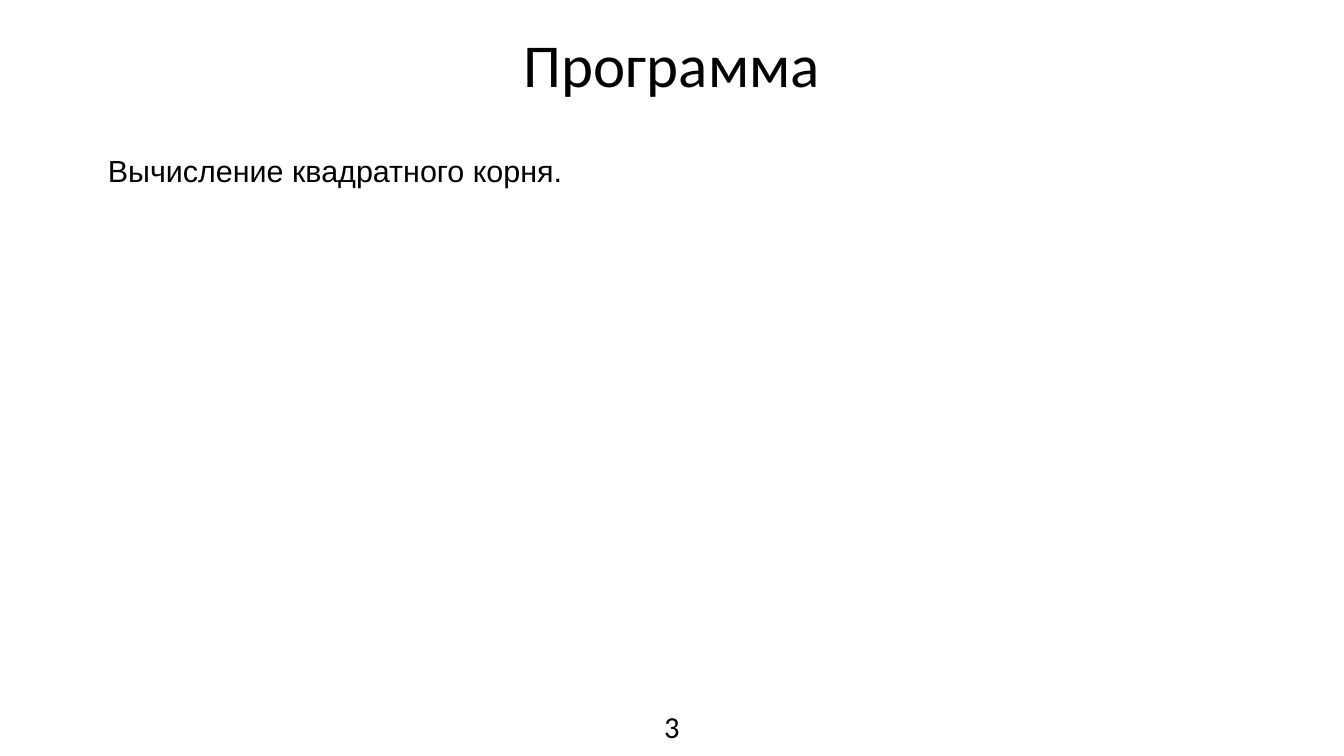
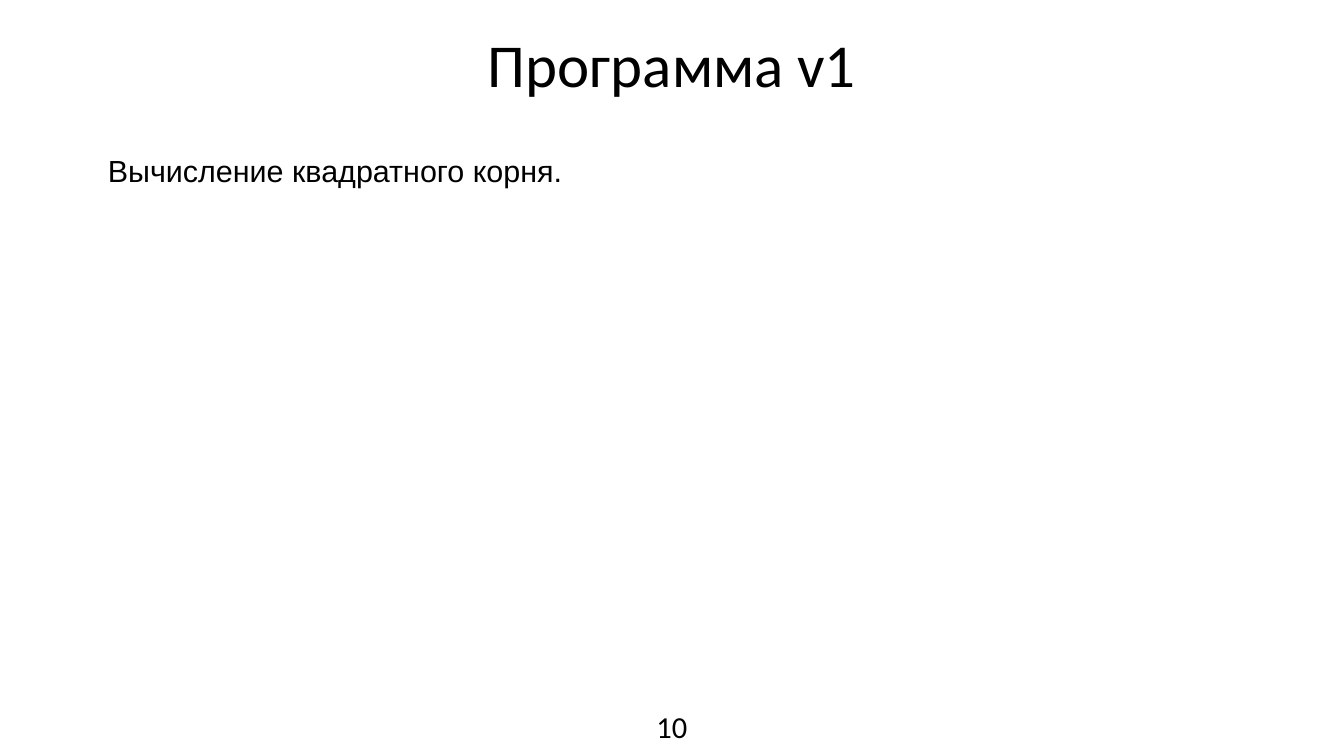
Before and after one commit to Leartiz/exception_research, a slide deck: slide 10 of about/presentation.odp (slide 3 before the commit). Drawn at 1344x756 pixels with LibreOffice and Linux fonts; fonts in the diff are those of the drawing. Boxes give left, top, right and bottom in pixels: in the first picture for what was removed or moved away, otherwise in the second. Text is boxed around its words. In the diff, an @@ line names an element or a change of style, - is before the commit and + after.

```diff
--- a/about/presentation.odp
+++ b/about/presentation.odp
@@ title at (x1=488, y1=47, x2=855, y2=97): text changed @@
-Программа
+Программа v1
@@ page number at (x1=656, y1=718, x2=687, y2=739): text changed @@
-3
+10
```
Also in this commit, not shown: 10 slides added, 2 slides removed, 5 other files.
